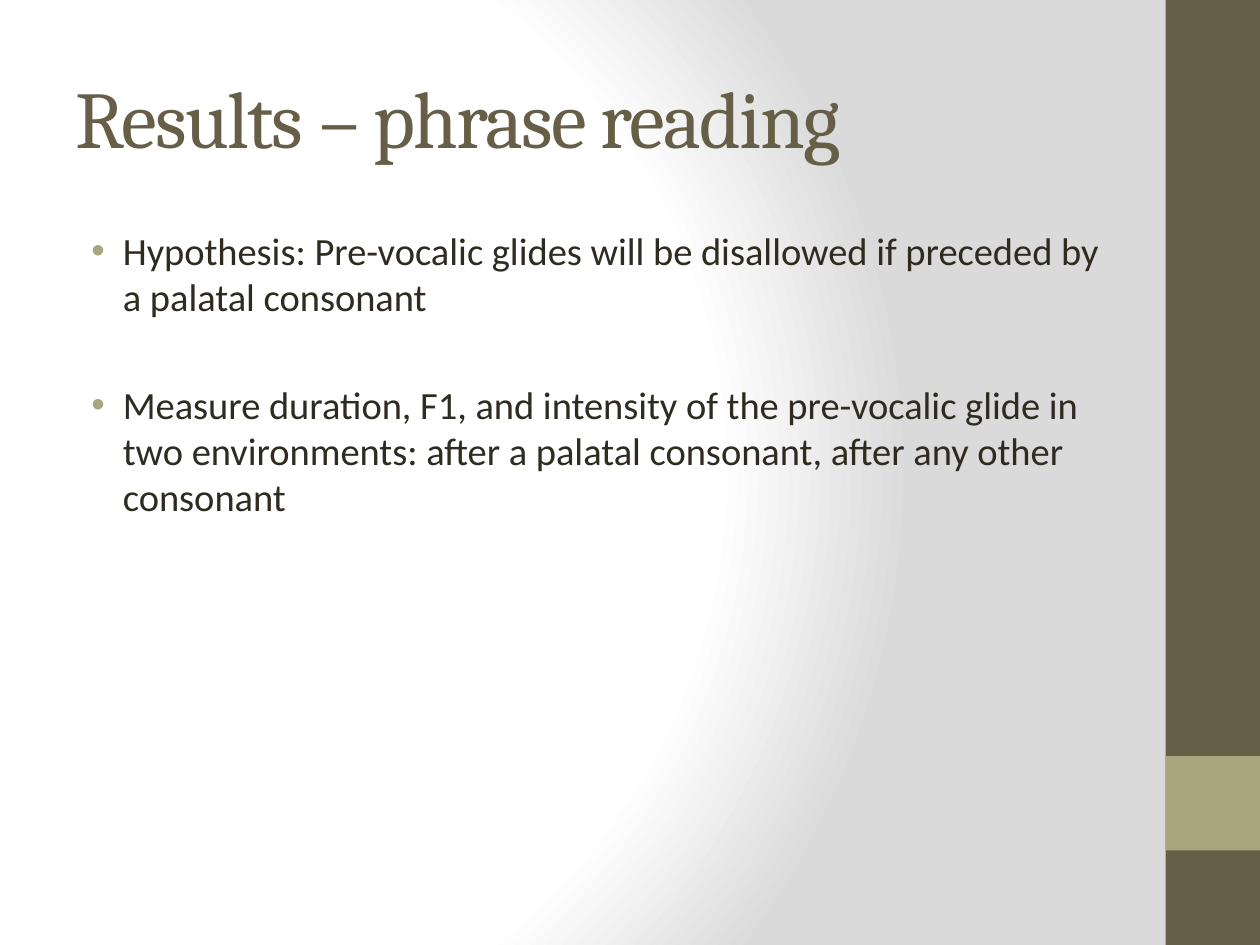
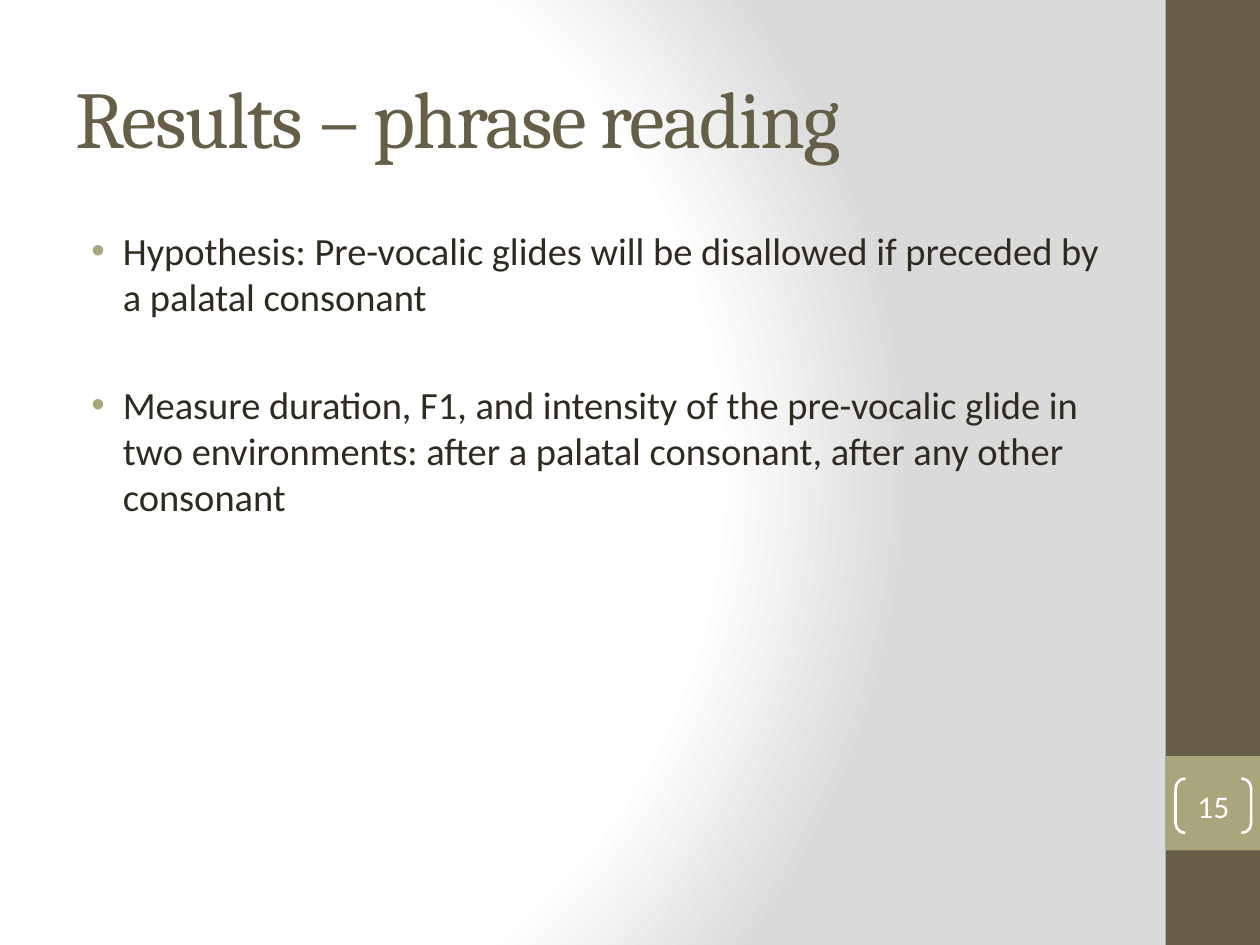
Before and after one commit to jvcasillas/glide_affiliation, a slide deck: slide 15 of Colina, Casillas & Díaz HLS 2018.pptx (slide 16 before the commit). Drawn at 1260x945 pixels with LibreOffice and Linux fonts; fonts in the diff are those of the drawing. Boxes give left, top, right and bottom in pixels: in the first picture for what was removed or moved away, otherwise in the second. Text is boxed around its words. In the diff, an @@ line names an element or a change of style, - is before the commit and + after.

```diff
--- a/Colina, Casillas & Díaz HLS 2018.pptx
+++ b/Colina, Casillas & Díaz HLS 2018.pptx
@@ page number added at box(1176, 779, 1251, 833), outline #FFFFFF 1.5 pt, 18 pt, text #FFFFFF @@
+15
```
Also in this commit, not shown: 22 other slides changed, 6 slides added, 6 slides removed.
